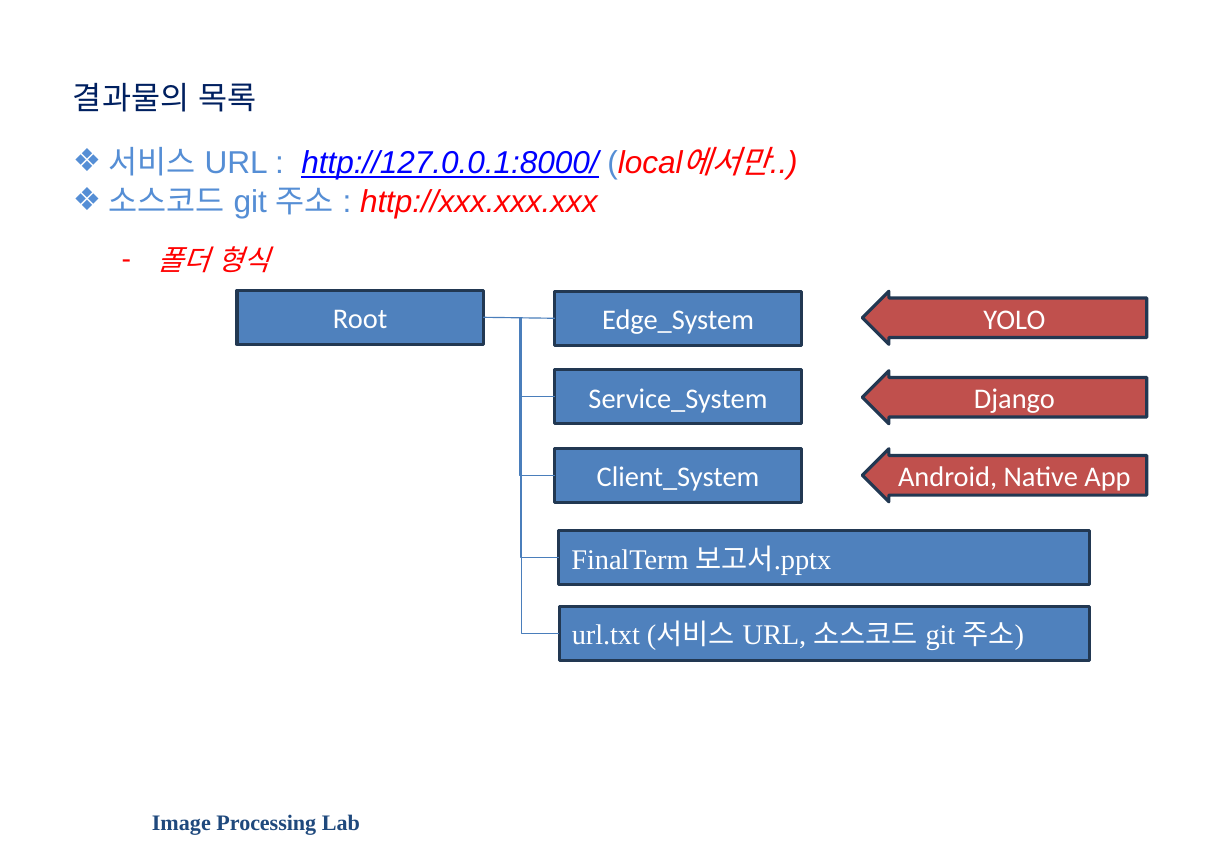
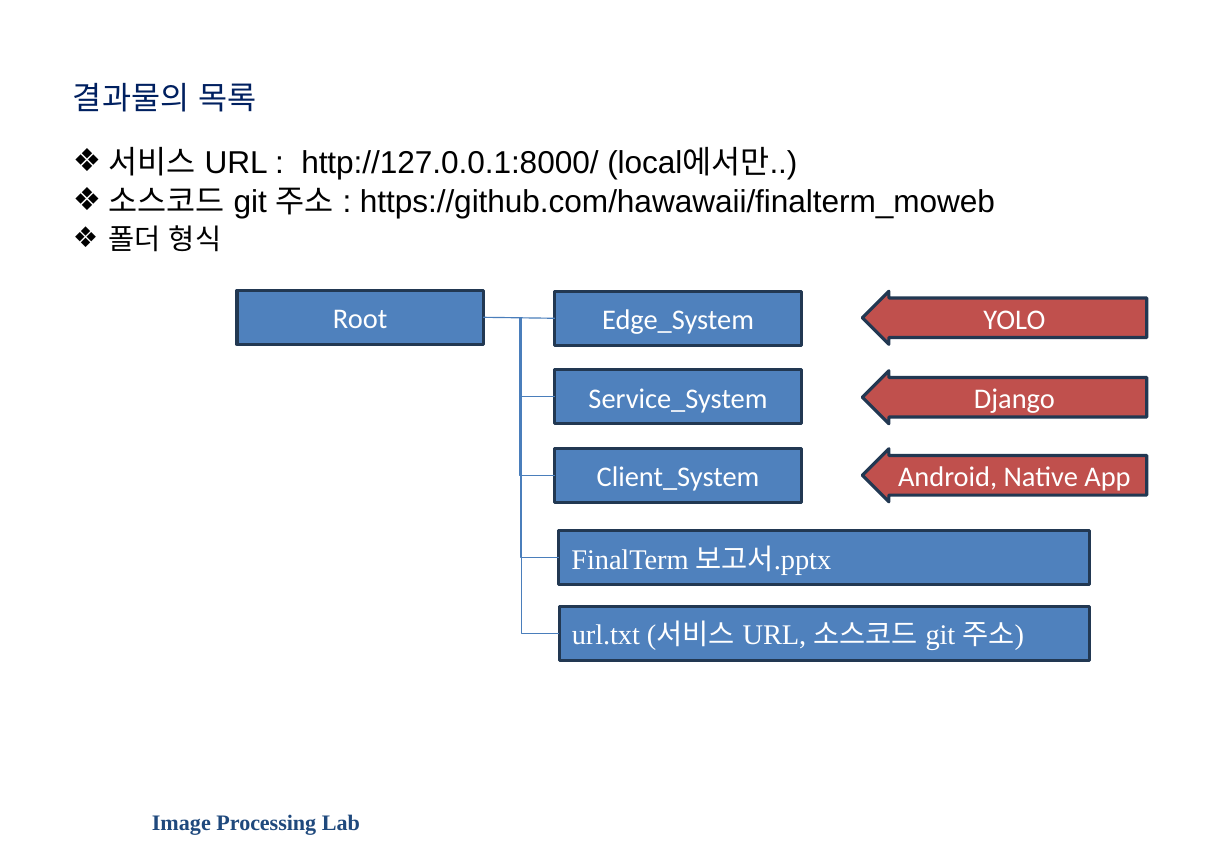
Before and after one commit to hawawaii/finalterm_moweb, a slide deck: slide 13 of FinalTerm_보고서_김태수.pptx. Drawn at 1232x853 pixels with LibreOffice and Linux fonts; fonts in the diff are those of the drawing; background and template pictures are left out. Boxes give left, top, right and bottom in pixels: in the first picture for what was removed or moved away, otherwise in the second. Text is boxed around its words. In the diff, an @@ line names an element or a change of style, - is before the commit and + after.

Commit message:
ppt

```diff
--- a/FinalTerm_보고서_김태수.pptx
+++ b/FinalTerm_보고서_김태수.pptx
@@ text at (109, 147, 797, 252): text colour #558ED5 to #000000 in "서비스 URL : (local에서만..)"; text colour #0000FF to #000000, underline off in "http://127.0.0.1:8000/"; text colour #FF0000 to #000000 in "(local에서만..)", "폴더 형식"; italic off in "http://127.0.0.1:8000/ (local에서만..)", "폴더 형식"; bullet - to ❖; list level 2 to 1 in "폴더 형식" @@
@@ text at (109, 187, 995, 218): text changed; text colour #FF0000 to #000000; italic off @@
-❖ 소스코드 git 주소 : http://xxx.xxx.xxx
+❖ 소스코드 git 주소 : https://github.com/hawawaii/finalterm_moweb
```
